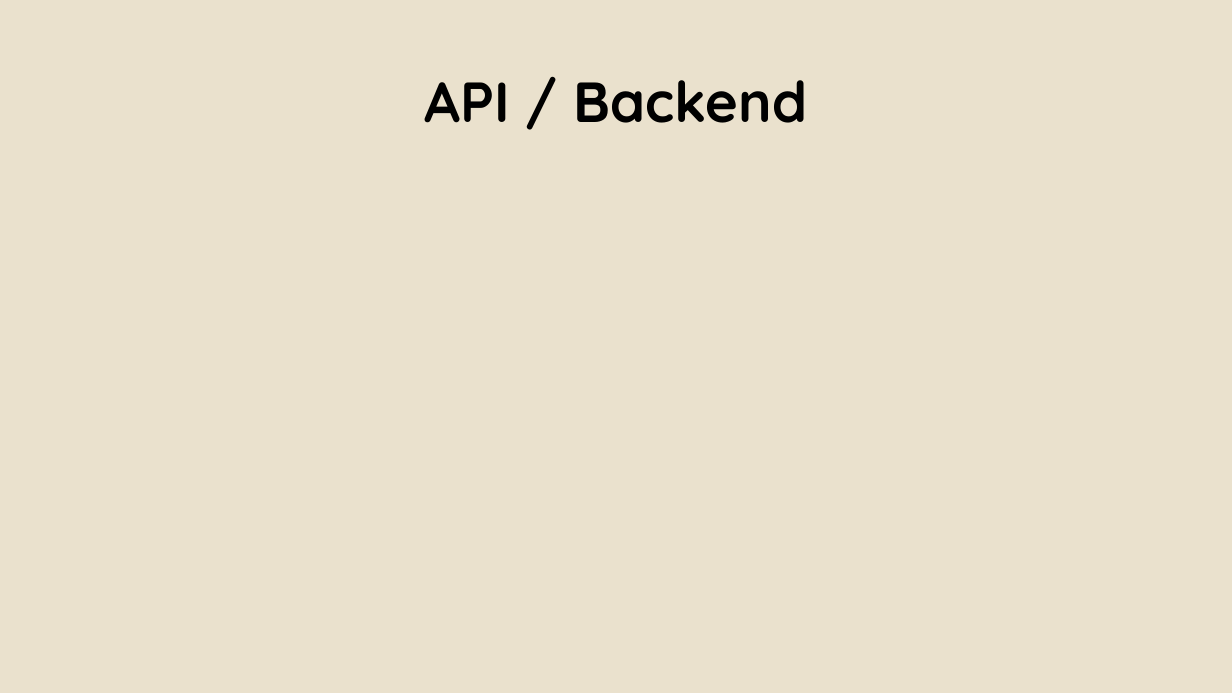
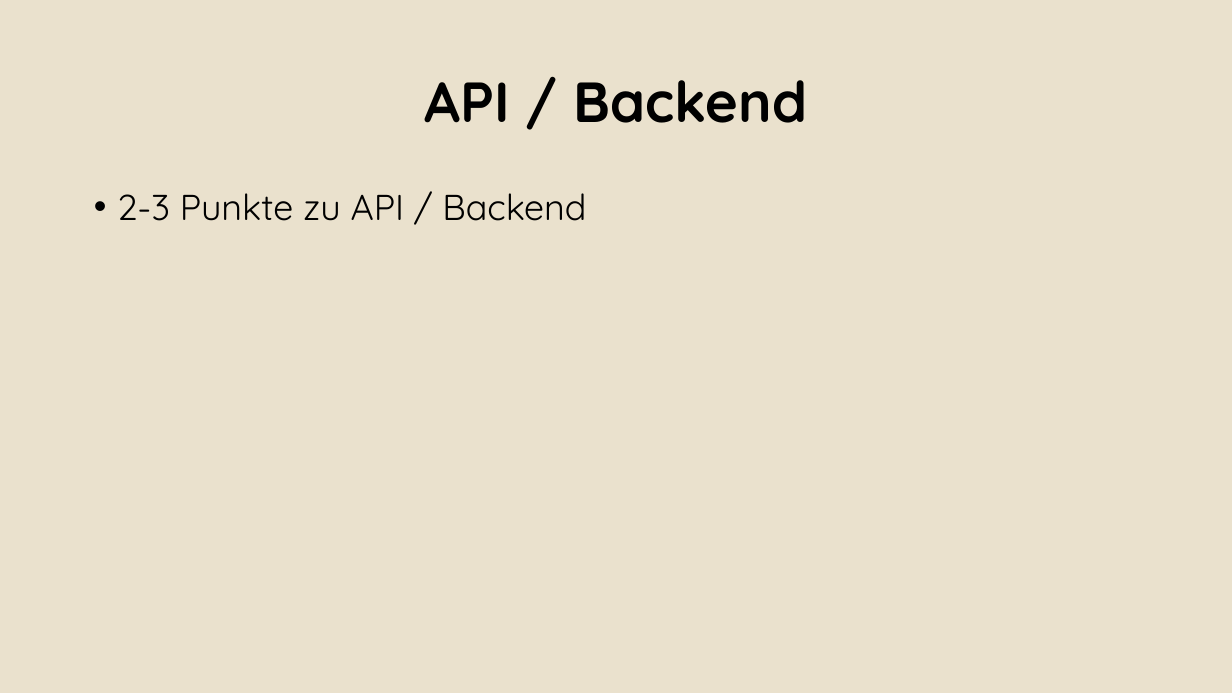
Before and after one commit to Alergeek/Dokumentation, a slide deck: slide 18 of Docs/AbschlussPräsi.pptx (slide 6 before the commit). Drawn at 1232x693 pixels with LibreOffice and Linux fonts; fonts in the diff are those of the drawing; background and template pictures are left out. Boxes give left, top, right and bottom in pixels: in the first picture for what was removed or moved away, otherwise in the second. Text is boxed around its words. In the diff, an @@ line names an element or a change of style, - is before the commit and + after.

```diff
--- a/Docs/AbschlussPräsi.pptx
+++ b/Docs/AbschlussPräsi.pptx
@@ text added at (117, 193, 586, 221), 28 pt, text #000000 @@
+• 2-3 Punkte zu API / Backend
```
Also in this commit, not shown: 9 other slides changed, 17 slides added, 4 slides removed, 10 other files.
